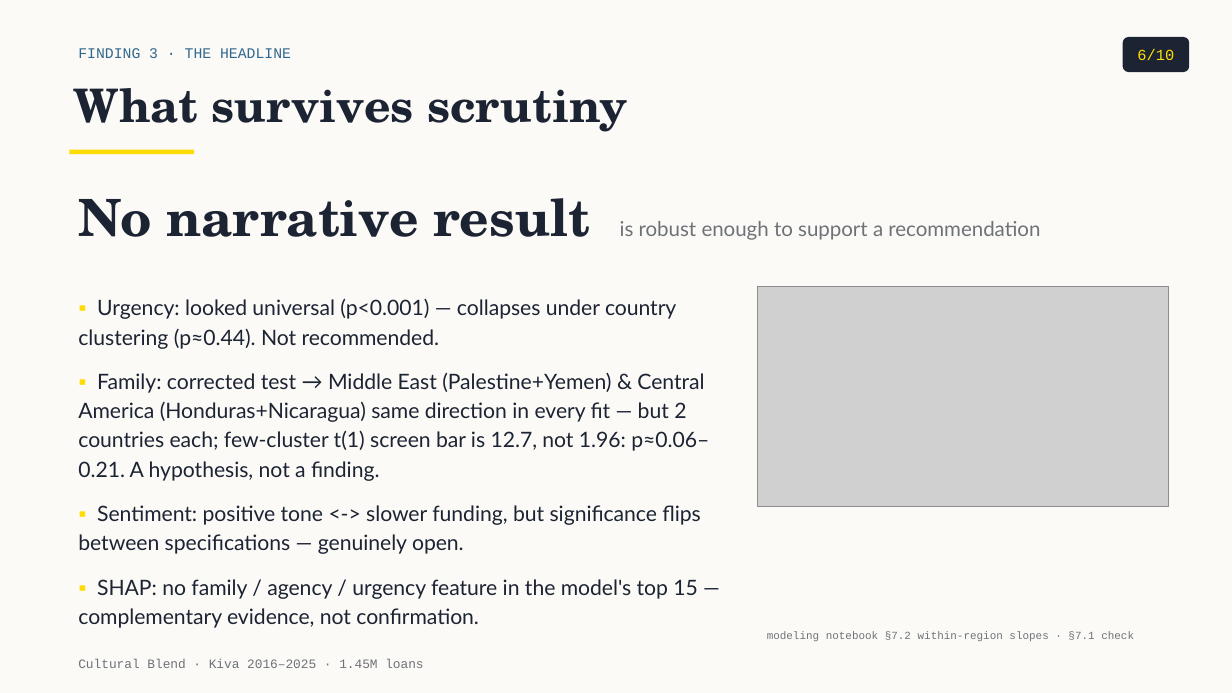
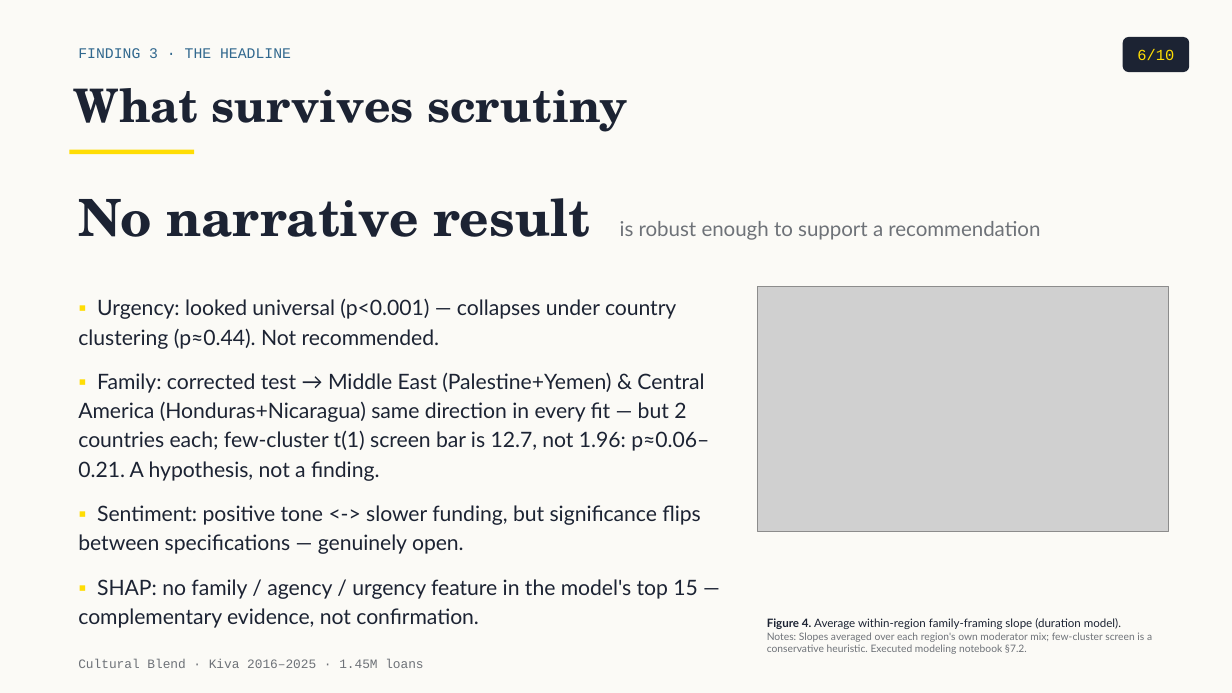
Before and after one commit to tuannm3812/unsw-ma-hackathon-2026, a slide deck: slide 6 of docs/presentation/slides_draft.pptx. Drawn at 1232x693 pixels with LibreOffice and Linux fonts; fonts in the diff are those of the drawing; grey boxes stand for pictures. Boxes give left, top, right and bottom in pixels: in the first picture for what was removed or moved away, otherwise in the second. Text is boxed around its words. In the diff, an @@ line names an element or a change of style, - is before the commit and + after.

```diff
--- a/docs/presentation/slides_draft.pptx
+++ b/docs/presentation/slides_draft.pptx
@@ picture: place and size @@
-picture at [758, 287, 1169, 506]
+picture at [758, 287, 1169, 531]
@@ text at [767, 618, 1152, 654]: text changed; size 8.5 to 8 pt; font Courier New to Lato @@
-modeling notebook §7.2 within-region slopes · §7.1 check
+Figure 4. Average within-region family-framing slope (duration model).
+Notes: Slopes averaged over each region's own moderator mix; few-cluster screen is a conservative heuristic. Executed modeling notebook §7.2.
```
Also in this commit, not shown: 7 other slides changed, 10 other files.
